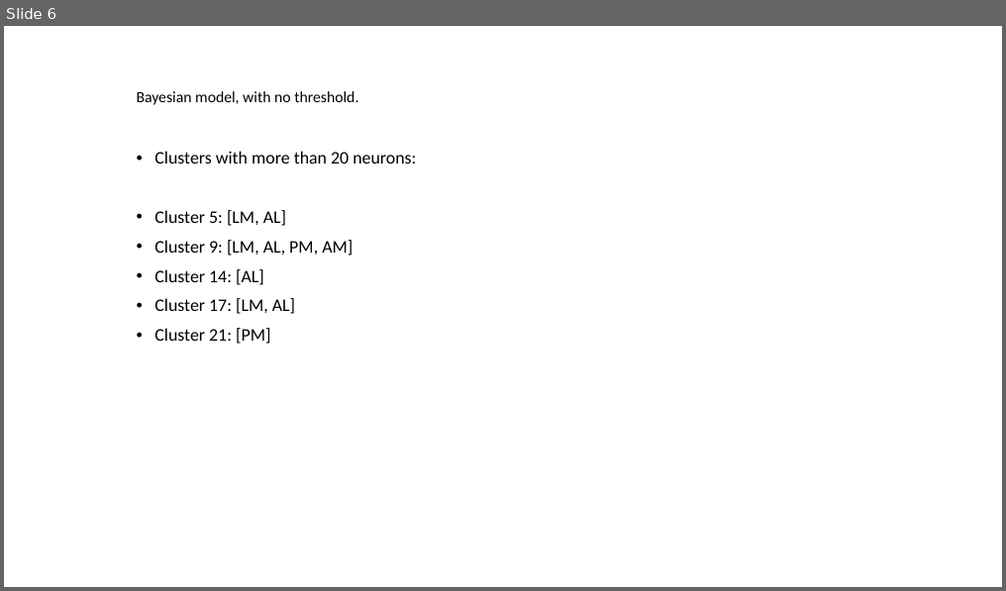
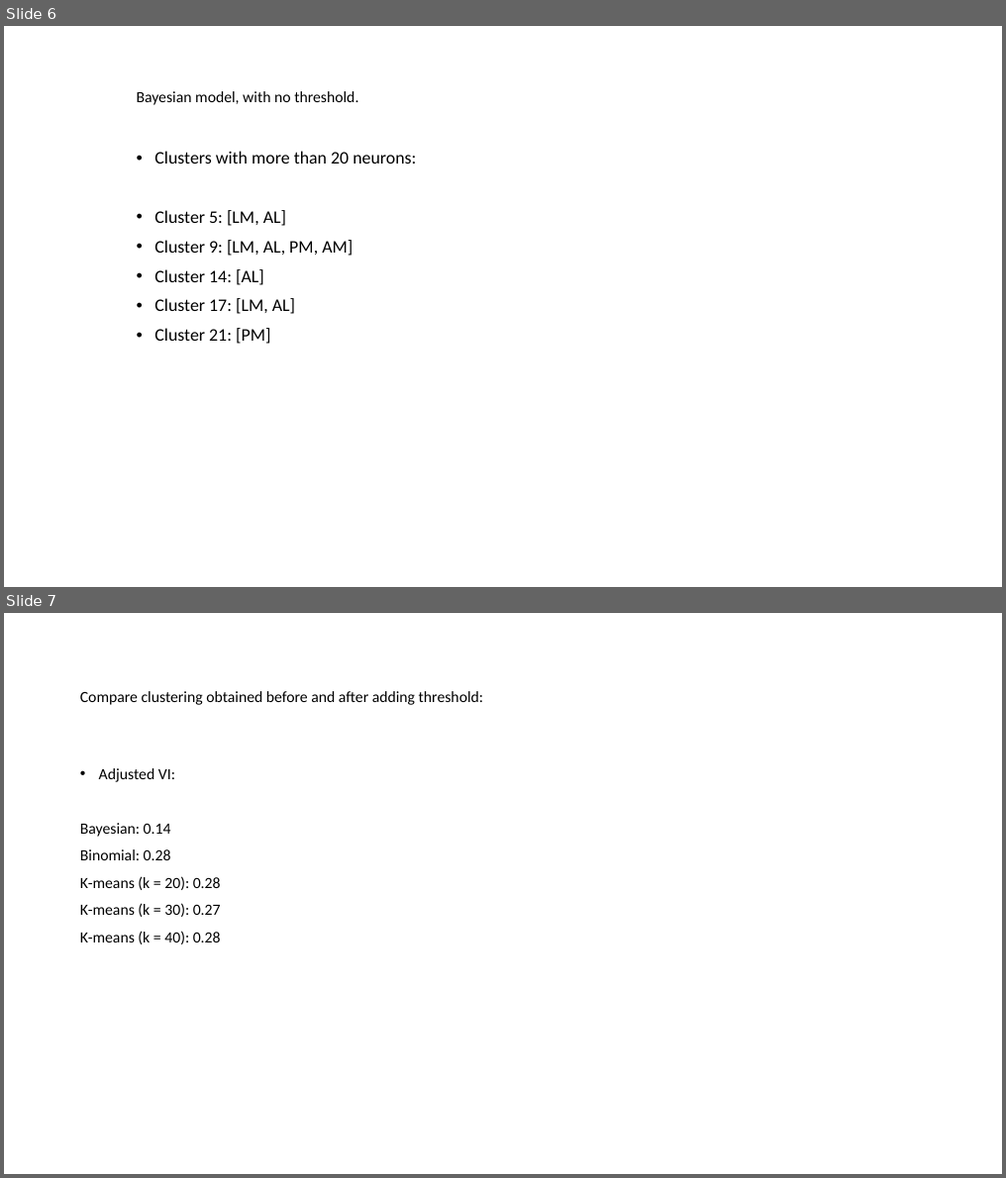
Before and after one commit to jinluliu550/MAPseq_analysis, a slide deck: jinlu/Hans-data-comparison.pptx. Shown one above the other, each under a label of ours: slide 6 before the commit, slides 6 and 7 after it. The pictures are 1006x591 and 1006x1178 pixels, drawn with LibreOffice and Linux fonts; fonts in the diff are those of the drawing. Boxes give left, top, right and bottom in pixels: in the first picture for what was removed or moved away, otherwise in the second. Text is boxed around its words. In the diff, an @@ line names an element or a change of style, - is before the commit and + after.

```diff
--- a/jinlu/Hans-data-comparison.pptx
+++ b/jinlu/Hans-data-comparison.pptx
@@ slide 7 added at (4,613,1002,1174), background #FFFFFF @@
@@ title added at (80,691,483,705), 15 pt, text #000000 @@
+Compare clustering obtained before and after adding threshold:
@@ text added at (80,768,221,945), 15 pt, text #000000 @@
+• Adjusted VI:
+Bayesian: 0.14
+Binomial: 0.28
+K-means (k = 20): 0.28
+K-means (k = 30): 0.27
+K-means (k = 40): 0.28
```
Also in this commit, not shown: 1 other slide added.
